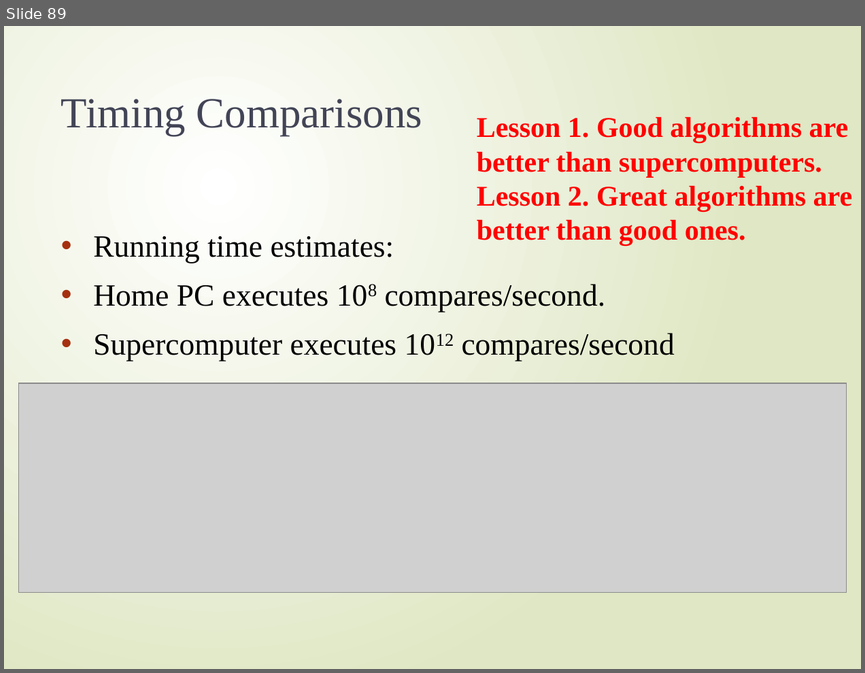
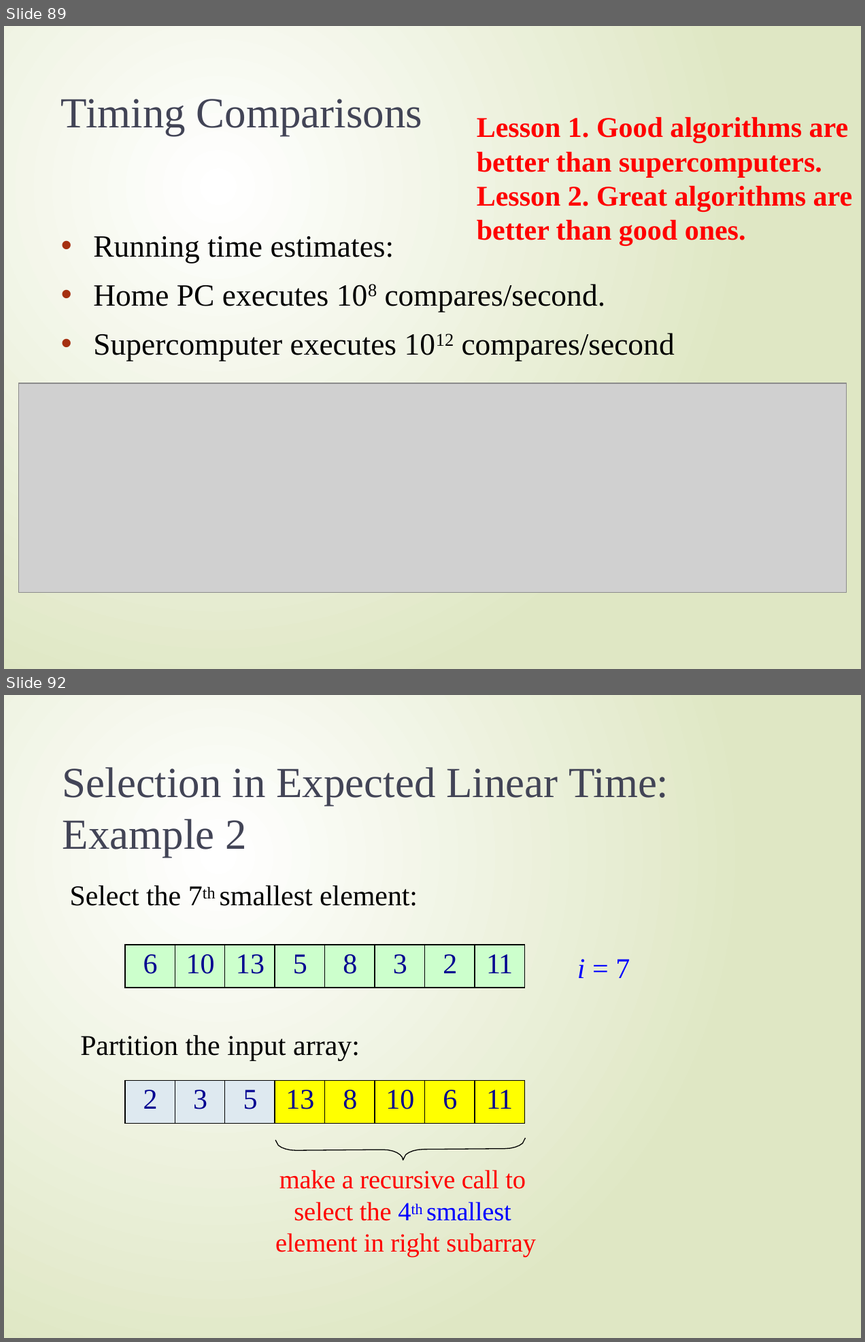
Before and after one commit to FurkanGozukara/CSE214_2018, a slide deck: Lecture Slides/05-Quicksort.pptx. Shown one above the other, each under a label of ours: slide 89 before the commit, slides 89 and 92 after it; the slides between them are not shown. The pictures are 865x673 and 865x1342 pixels, drawn with LibreOffice and Linux fonts; fonts in the diff are those of the drawing; grey boxes stand for pictures. Boxes give left, top, right and bottom in pixels: in the first picture for what was removed or moved away, otherwise in the second. Text is boxed around its words. In the diff, an @@ line names an element or a change of style, - is before the commit and + after.

```diff
--- a/Lecture Slides/05-Quicksort.pptx
+++ b/Lecture Slides/05-Quicksort.pptx
@@ slide 92 added at [4,695,861,1338], background gradient #FFFFFF to #DFE8C4 @@
@@ title added at [62,767,668,857], 36 pt, text #424456 @@
+Selection in Expected Linear Time: Example 2
@@ text added at [70,885,417,1061], 24 pt, text #000000 @@
+Select the 7th smallest element:
+i = 7
+Partition the input array:
@@ table added at [125,945,522,987], 1 rows, 8 columns @@
+6 | 10 | 13 | 5 | 8 | 3 | 2 | 11
@@ table added at [125,1080,522,1123], 1 rows, 8 columns @@
+2 | 3 | 5 | 13 | 8 | 10 | 6 | 11
@@ freeform shape added at [275,1138,526,1160], outline #000000 0.75 pt @@
@@ text added at [275,1170,536,1257], 22 pt, text #FF0000 @@
+make a recursive call to select the 4th smallest element in right subarray
```
Also in this commit, not shown: 6 other slides added, 1 other file.
